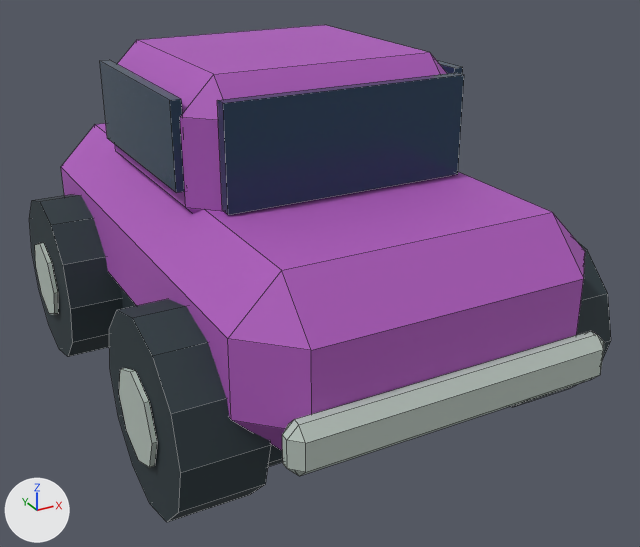
Renders of the Blender file art/source/car.blend from each side of a commit.
Both versions are drawn from a 50 mm camera at (-0.786, -1.562, 0.977) aimed at (0.027, -0.084, 0.238). The axes (+X, +Y, +Z) are drawn at lower left. The lights are the same throughout. The first picture is the older version. Mesh edges are drawn as thin lines.

Objects in the first picture: 'Body', 'Bumper', 'Cabin', 'Chassis', 'Front windshield', 'Hub', 'Hub.001', 'Side window', 'Side window.001', 'Tire', 'Tire.001', 'Tire.002'.
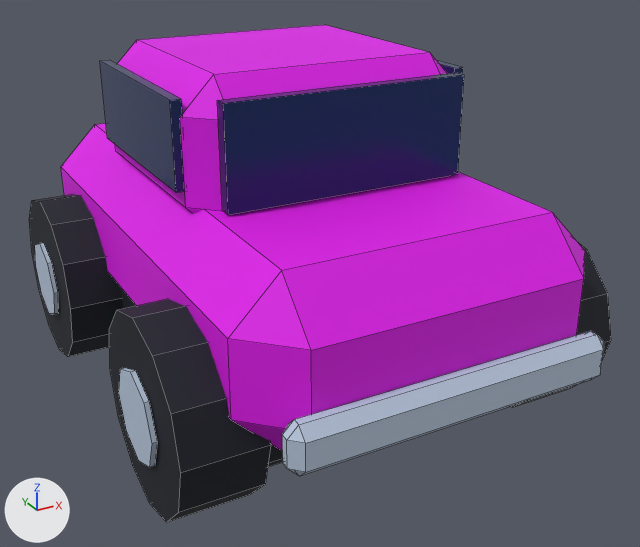
What differs and where, as boxes (x1, y1, x2, y2) in the pictures (640 x 547 px):
'Body', recoloured (purple to pink): (61, 123, 585, 451) in both
'Front windshield', recoloured: (217, 73, 464, 215) in both
'Cabin', recoloured (purple to pink): (115, 25, 447, 213) in both
'Tire', recoloured: (109, 299, 271, 522) in both
'Bumper', recoloured: (282, 331, 604, 476) in both
'Tire.001', recoloured: (29, 194, 122, 355) in both
'Hub', recoloured: (119, 368, 157, 467) in both
'Hub.001', recoloured: (35, 243, 58, 314) in both

What the commit changed:
Material 'rubber' (mat_rubber) changes colour from dark cyan #26353b to black #101522; in linear values from (0.0194, 0.0356, 0.0437) to (0.00518, 0.0075, 0.016).
Material 'pink' (mat_pink) changes colour from purple #ac59bb to pink #de05e8; in linear values from (0.413, 0.0999, 0.497) to (0.73, 0.00152, 0.807).
Material 'glass' (mat_glass) changes colour from dark blue #233f57 to dark blue #08265d; in linear values from (0.0168, 0.0497, 0.0953) to (0.00243, 0.0194, 0.109).
Material 'hub' (mat_hub) changes colour from light grey #b8c4bc to blue #b9c8dd; in linear values from (0.479, 0.552, 0.503) to (0.485, 0.578, 0.723).
